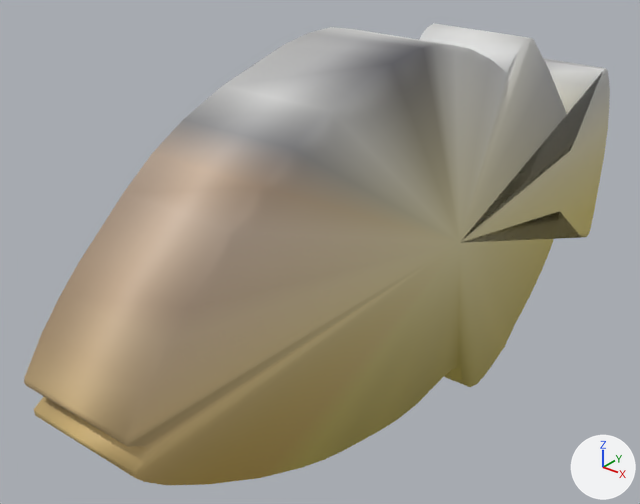
Two versions of the glTF model pack/clowntriggerfish/clowntriggerfish.glb, one commit apart.
Rendered twice from a camera (50 mm lens) standing at (0.563, -0.856, 0.473) and looking at (-0.069, -0.066, -0.017). Lighting does not change. The marker at lower right points along +X, +Y and +Z. The picture after the commit comes second.

In view in the first picture: 'clowntriggerfish'.
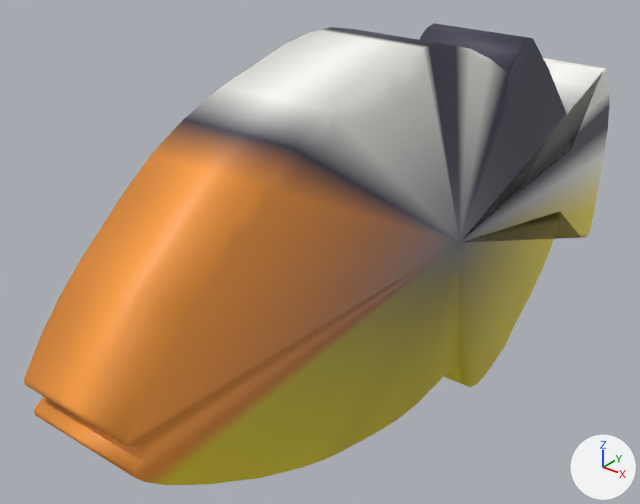
What differs and where, as boxes [x1, y1, x2, y2] in the pictures (640 x 504 px):
part 1 of me_clowntriggerfish, recoloured: [24, 23, 610, 485] in both

The change, as a diff of the scene's bpy script:
```diff
--- a/pack/clowntriggerfish/clowntriggerfish.glb.py
+++ b/pack/clowntriggerfish/clowntriggerfish.glb.py
@@ me_clowntriggerfish @@
 me_clowntriggerfish.from_pydata(...)  # 152 vertices, 300 faces; spans x -0.07..0.07, y -0.496..0.498, z -0.258..0.261
 # used by ob_clowntriggerfish; location = (0.0, 0.0, 0.0)
+# me_clowntriggerfish part 1: 300 faces centred in x -0.07..0.07, y -0.496..0.497, z -0.257..0.261 are repainted in the vertex colours, in many colours
 me_clowntriggerfish.materials.append(mat_clowntriggerfish_natural)
```
